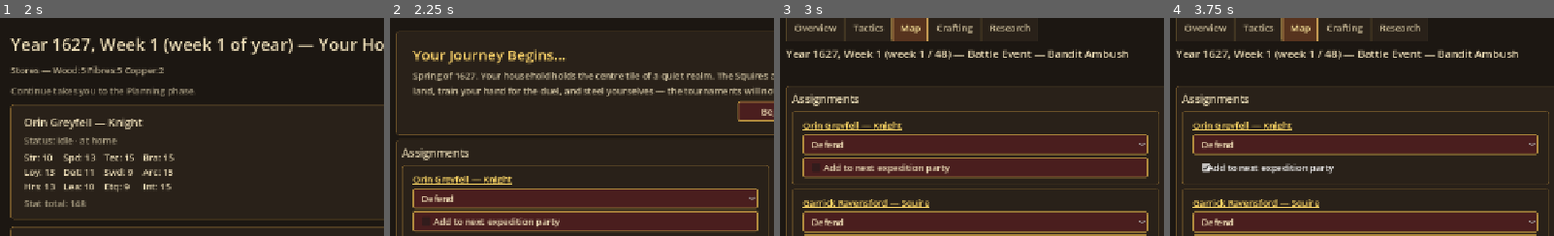
Above: before the commit, frames 1-4 (left to right).
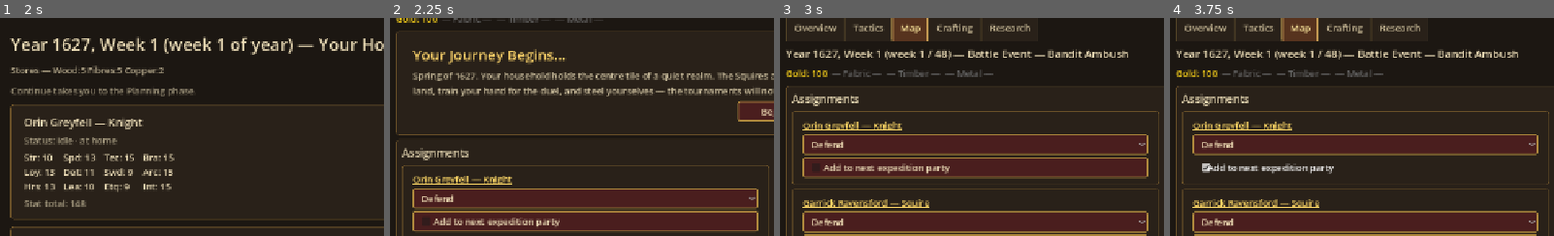
Above: after the commit, the same moments.

Repository: Jackz0Knight/KM27
Game: Godot game, scene res://scenes/Main.tscn
Two runs of this game, one before a commit and one after it. Both use one fixed random seed, a clock stepped at 60 frames per second and the inputs below.
Inputs:
- Up to frame 1 (2 s): click "Begin a New Run" at 0.5 s; click "Take Orin Greyfell into servi…" at 1.25 s
- Up to frame 2 (2.25 s): click "Continue → Planning" at 2 s
- Up to frame 3 (3 s): click "Begin" at 2.75 s
- Up to frame 4 (3.75 s): click "Add to next expedition party" at 3.5 s
The pictures show only the part of the screen within x 0-50%, y 0-50%; the shares and areas given below are measured in that part.

Frame 1 is identical in both runs. In frame 2, 0.5% of the frame differs, in the area x 1-56%, y 0-3%; in frame 3, 0.8%, in the area x 1-56%, y 23-28%; in frame 4, 0.8%.
Error before the commit: Parse Error: Class "ResourceDB" hides an autoload singleton. (res://scripts/autoload/resource_db.gd:1)

Commit message:
fix(resource_db): remove class_name to avoid autoload singleton conflict
Co-Authored-By: Claude Sonnet 4.6 <noreply@anthropic.com>

Diff:
--- a/scripts/autoload/resource_db.gd
+++ b/scripts/autoload/resource_db.gd
@@ -1,4 +1,3 @@
-class_name ResourceDB
 extends Node
 
 # Resource database — full tree of raw materials and processed resources per
